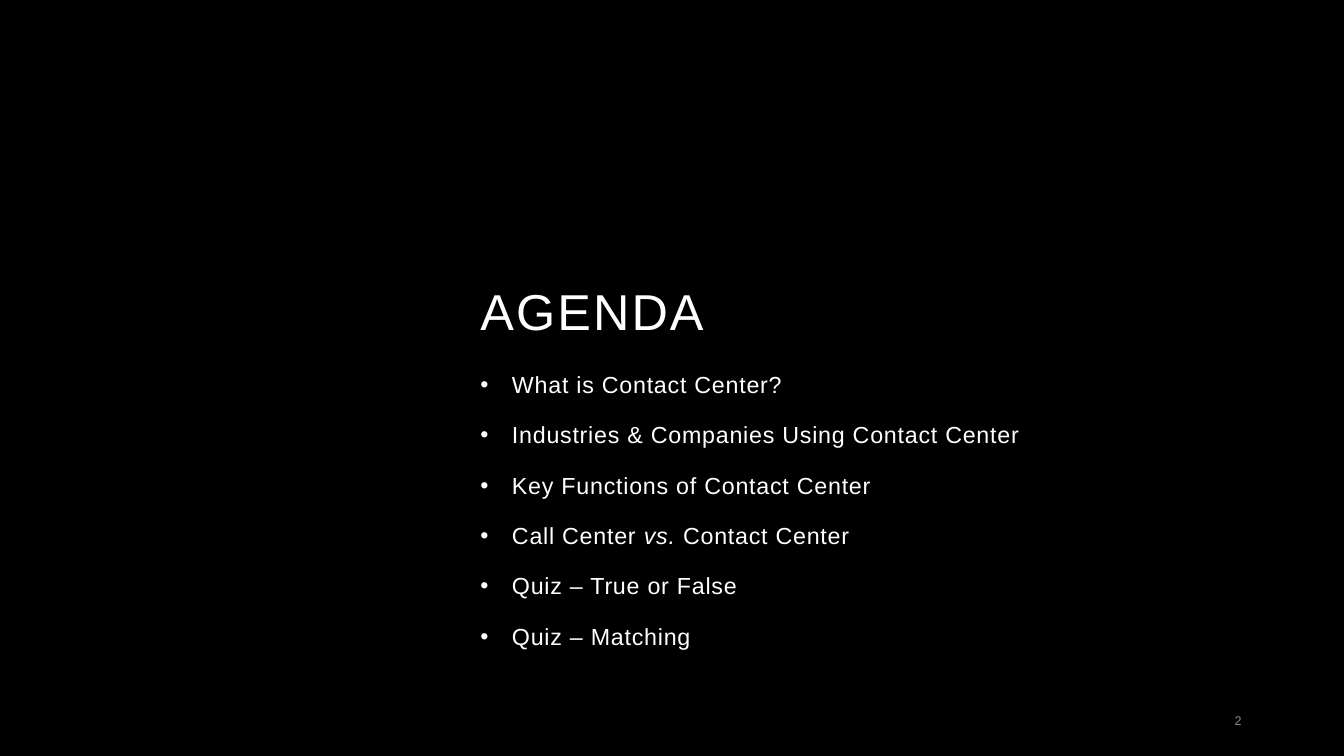
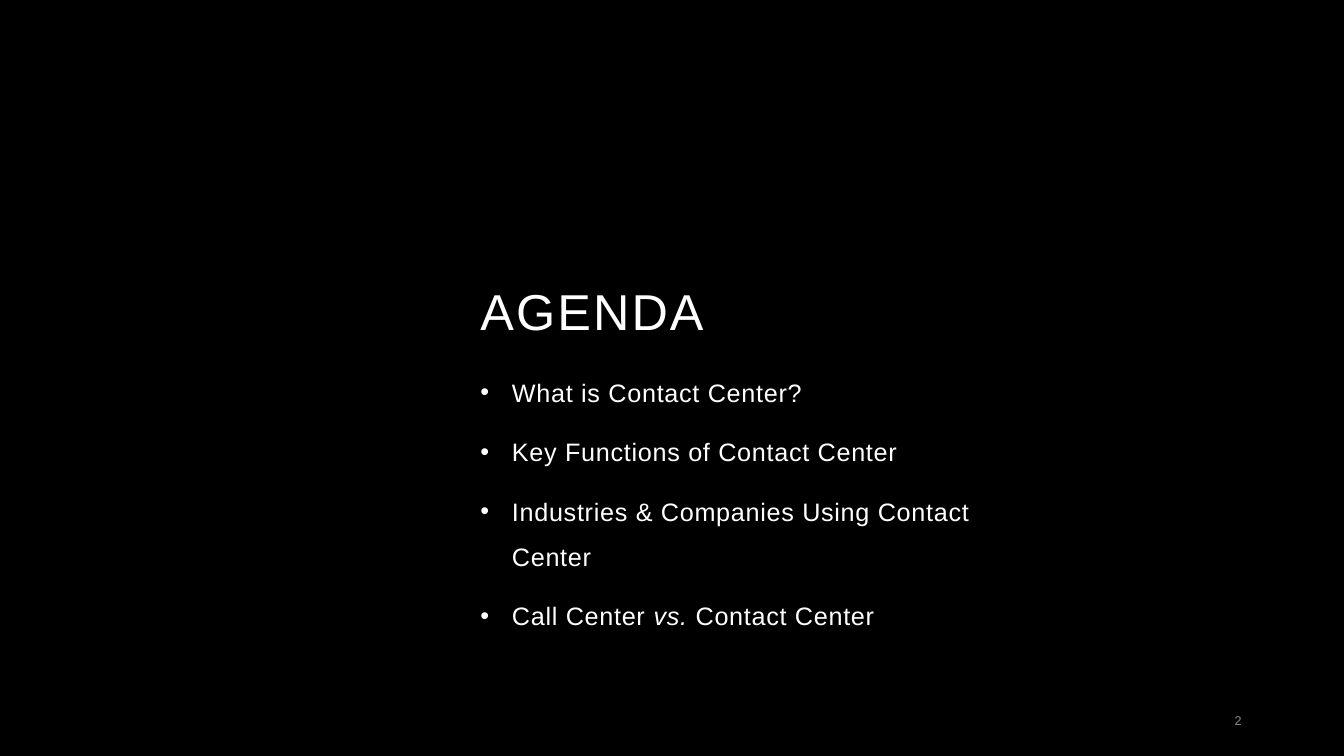
Before and after one commit to moazmohamed20-ist/internship-material, a slide deck: slide 2 of Slides/Introduction to Contact Center.pptx. Drawn at 1344x756 pixels with LibreOffice and Linux fonts; fonts in the diff are those of the drawing; background and template pictures are left out. Boxes give left, top, right and bottom in pixels: in the first picture for what was removed or moved away, otherwise in the second. Text is boxed around its words. In the diff, an @@ line names an element or a change of style, - is before the commit and + after.

```diff
--- a/Slides/Introduction to Contact Center.pptx
+++ b/Slides/Introduction to Contact Center.pptx
@@ subtitle at (512,383,969,626): size 16.6 to 18 pt in "What is Contact Center?", "Industries & Companies Using Contact Center", "Call Center vs. Contact Center"; line spacing 1.3 to 1.5 @@
@@ subtitle at (512,442,897,467): paragraph added @@
+• Key Functions of Contact Center
@@ subtitle at (512,477,871,499): paragraph removed @@
-• Key Functions of Contact Center
@@ subtitle at (512,577,737,650): paragraphs removed @@
-• Quiz – True or False
-• Quiz – Matching
```
Also in this commit, not shown: 2 other slides changed.
